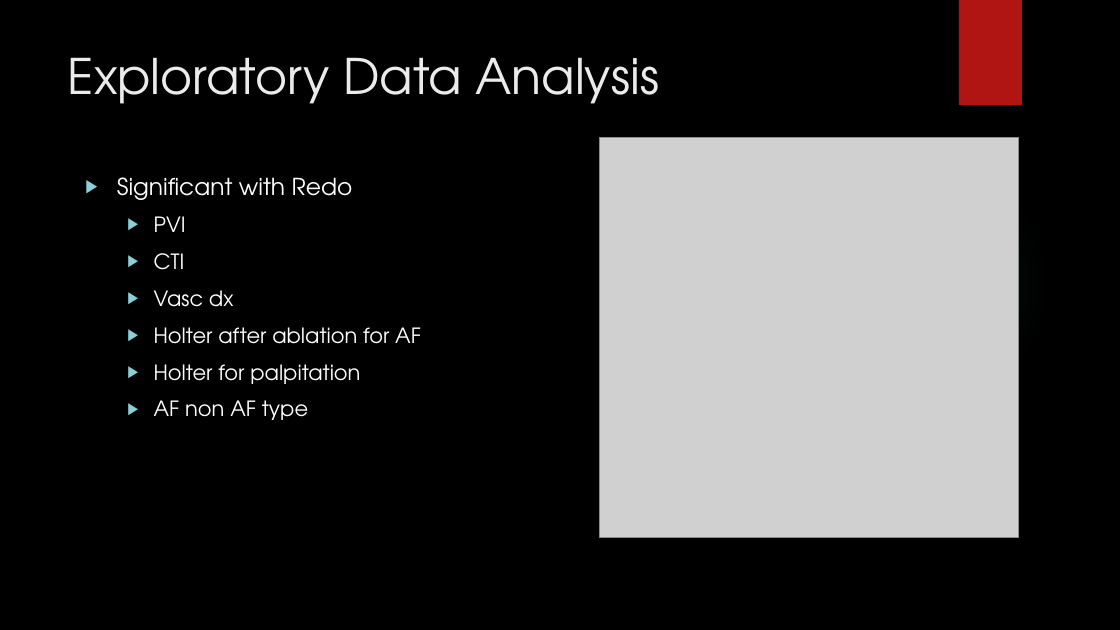
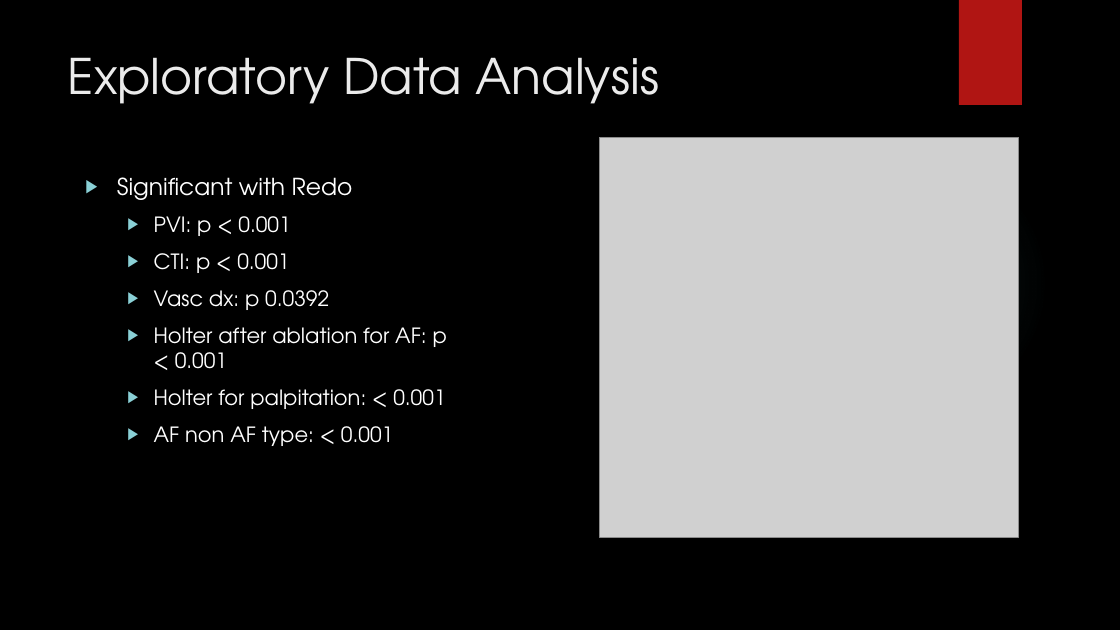
Before and after one commit to Vorlon41/Master-of-Data-Science-CU-Boulder-Colorado, a slide deck: slide 6 of Machine Learning/DTSA 5509 Introduction to Machine Learning Supervised Learning/Final/DTSA 5509 Supervised Learning Project.pptx. Drawn at 1120x630 pixels with LibreOffice and Linux fonts; fonts in the diff are those of the drawing; grey boxes stand for pictures; background and template pictures are left out. Boxes give left, top, right and bottom in pixels: in the first picture for what was removed or moved away, otherwise in the second. Text is boxed around its words. In the diff, an @@ line names an element or a change of style, - is before the commit and + after.

```diff
--- a/Machine Learning/DTSA 5509 Introduction to Machine Learning Supervised Learning/Final/DTSA 5509 Supervised Learning Project.pptx
+++ b/Machine Learning/DTSA 5509 Introduction to Machine Learning Supervised Learning/Final/DTSA 5509 Supervised Learning Project.pptx
@@ text at bbox=[154, 216, 447, 446]: text changed @@
-  ▶ PVI
-  ▶ CTI
-  ▶ Vasc dx
-  ▶ Holter after ablation for AF
-  ▶ Holter for palpitation
-  ▶ AF non AF type
+  ▶ PVI: p < 0.001
+  ▶ CTI: p < 0.001
+  ▶ Vasc dx: p 0.0392
+  ▶ Holter after ablation for AF: p < 0.001
+  ▶ Holter for palpitation: < 0.001
+  ▶ AF non AF type: < 0.001
```
Also in this commit, not shown: 2 other slides changed, 1 slide added.
